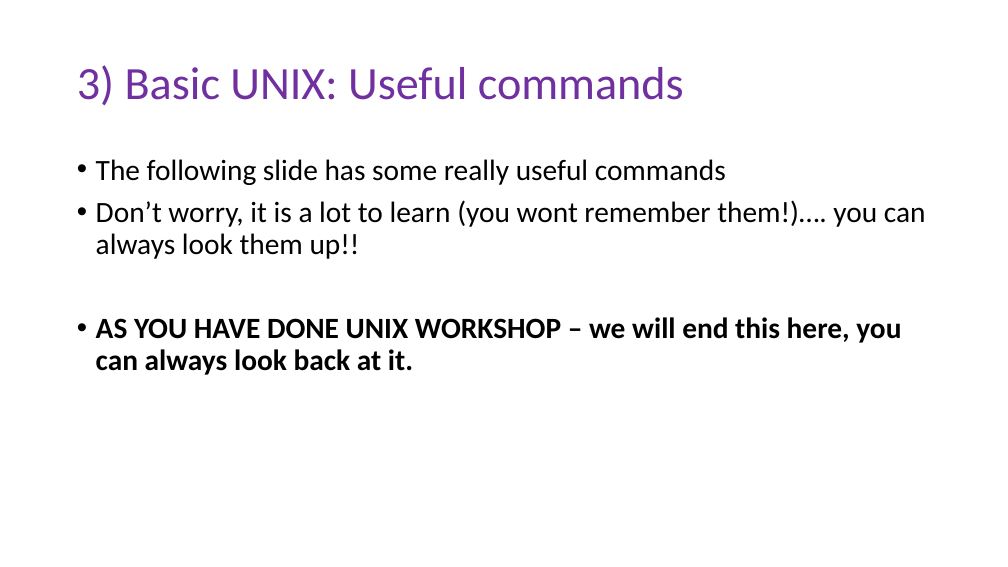
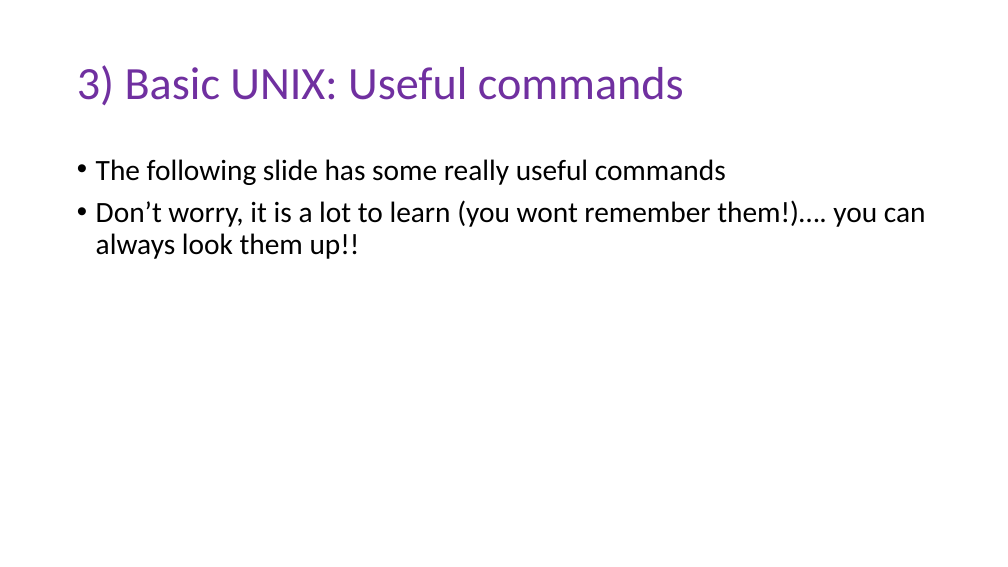
Before and after one commit to peterthorpe5/Msc_Digital_Health, a slide deck: slide 1 of powerpoint/3_basic_UNIX.pptx. Drawn at 1008x567 pixels with LibreOffice and Linux fonts; fonts in the diff are those of the drawing. Boxes give left, top, right and bottom in pixels: in the first picture for what was removed or moved away, otherwise in the second. Text is boxed around its words. In the diff, an @@ line names an element or a change of style, - is before the commit and + after.

```diff
--- a/powerpoint/3_basic_UNIX.pptx
+++ b/powerpoint/3_basic_UNIX.pptx
@@ text at <box>96,317,901,375</box>: paragraph removed @@
-• AS YOU HAVE DONE UNIX WORKSHOP – we will end this here, you can always look back at it.
```
Also in this commit, not shown: 6 other files.
